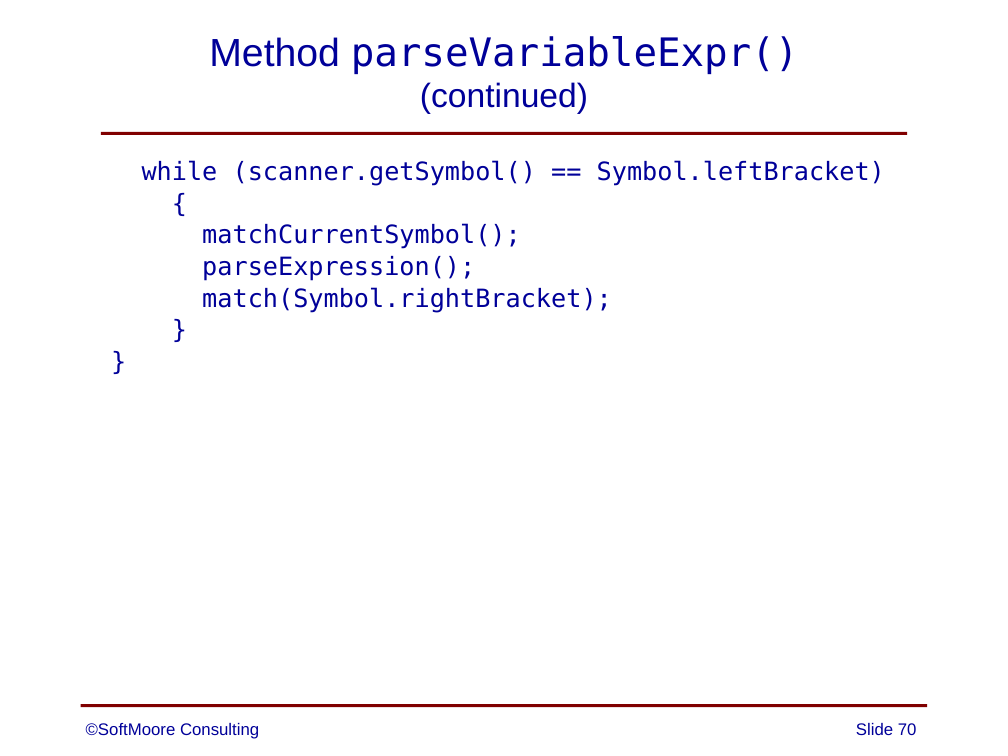
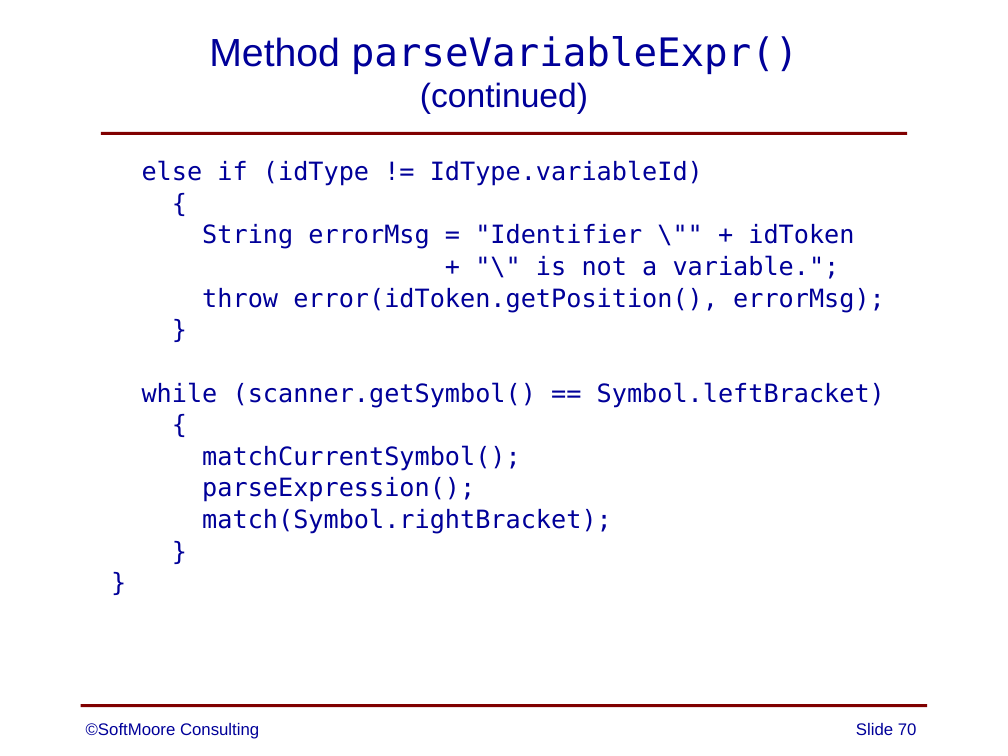
Before and after one commit to SoftMoore/CPRL, a slide deck: slide 70 of PowerPoint Slides/06 - Syntax Analysis.pptx. Drawn at 1008x756 pixels with LibreOffice and Linux fonts; fonts in the diff are those of the drawing. Boxes give left, top, right and bottom in pixels: in the first picture for what was removed or moved away, otherwise in the second. Text is boxed around its words. In the diff, an @@ line names an element or a change of style, - is before the commit and + after.

```diff
--- a/PowerPoint Slides/06 - Syntax Analysis.pptx
+++ b/PowerPoint Slides/06 - Syntax Analysis.pptx
@@ text at (x1=142, y1=160, x2=885, y2=313): paragraphs added @@
+else if (idType != IdType.variableId)
+{
+String errorMsg = "Identifier \"" + idToken
++ "\" is not a variable.";
+throw error(idToken.getPosition(), errorMsg);
+}
```
Also in this commit, not shown: 6 other slides changed, 18 other files.
